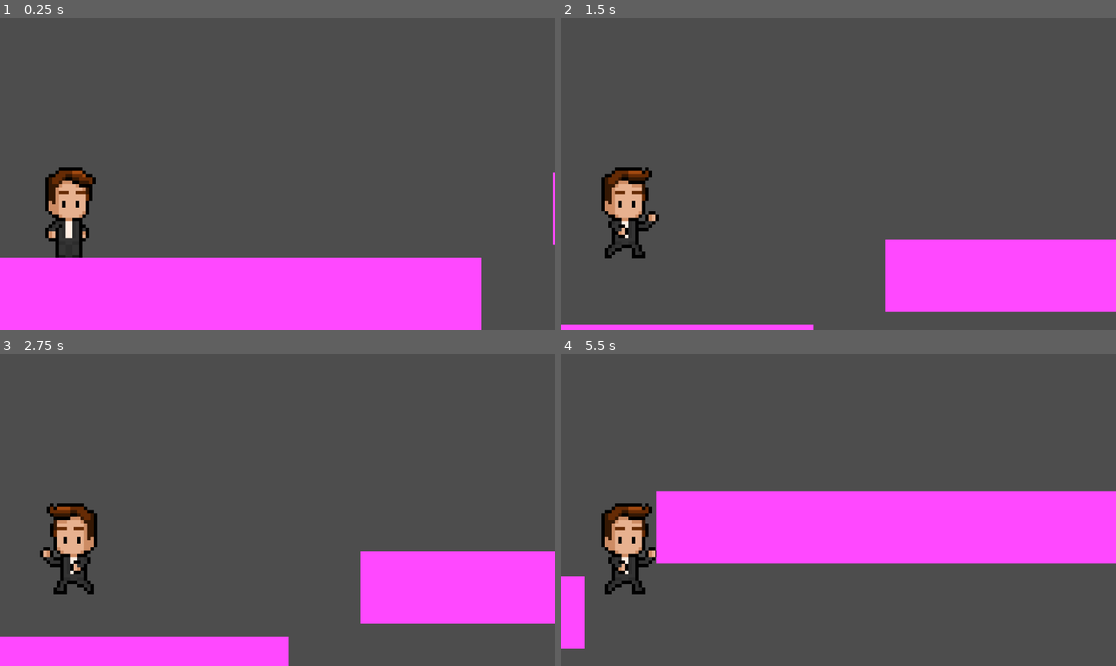
Above: before the commit, frames 1-4 (two rows, left to right).
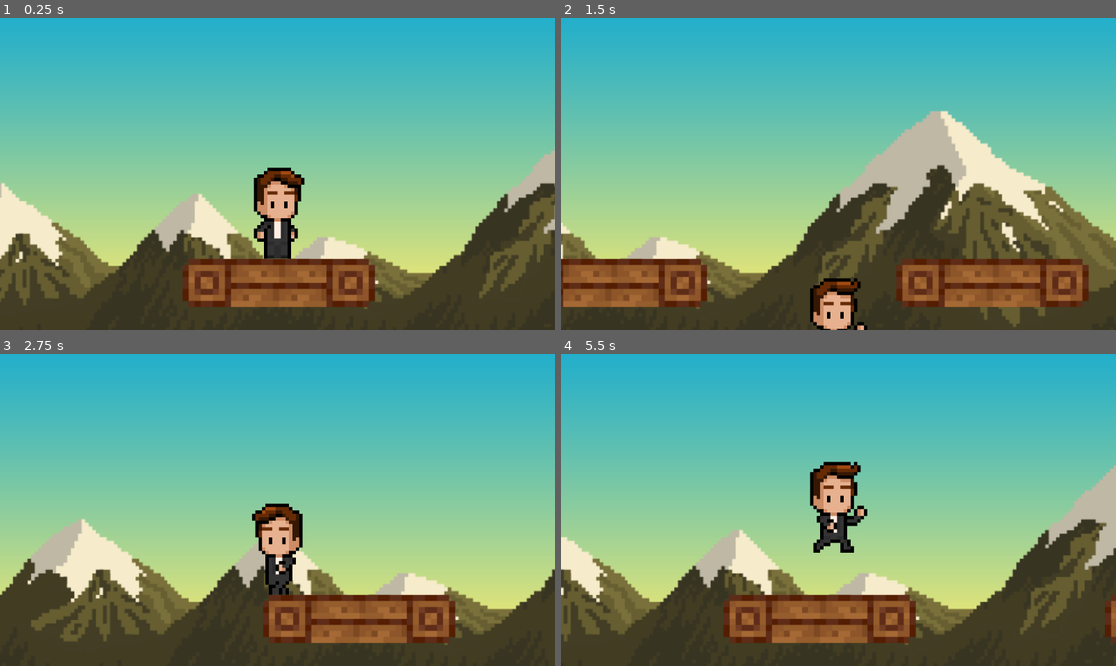
Above: after the commit, the same moments.

Repository: AubinManceau/godot-game-project
Game: Godot game, scene res://scenes/game.tscn
Two runs of this game, one before a commit and one after it. Both use one fixed random seed, a clock stepped at 60 frames per second and the inputs below.
Inputs:
- Up to frame 1 (0.25 s): no input
- Up to frame 2 (1.5 s): tap Enter at 0.5 s; hold D (MoveRight) from 0.53 s (still down); tap Space (Jump) at 0.6, 0.77, 1.07, 1.35 s
- Up to frame 3 (2.75 s): tap Space (Jump) at 1.52, 1.82, 2.1 s; release D (MoveRight) at 2.03 s; hold A (MoveLeft) from 2.03 s (still down)
- Up to frame 4 (5.5 s): release A (MoveLeft) at 2.78 s; hold D (MoveRight) 2.78-4.28 s; tap Space (Jump) at 2.85, 3.02, 3.32, 3.6, 3.77, 4.07, 4.35, 4.52, 4.82, 5.1 s; hold A (MoveLeft) 4.28-5.03 s; hold D (MoveRight) from 5.03 s (still down)

The runs differ from the first frame. In frame 1, 100% of the frame differs, in the area x 0-100%, y 0-100%; in frame 2, 100%; in frame 3, 100%; in frame 4, 100%.

Commit message:
finished the platformer (respawn, background and platform)

Diff:
--- a/scenes/game.tscn
+++ b/scenes/game.tscn
@@ -1,34 +1,76 @@
-[gd_scene load_steps=4 format=3 uid="uid://8d05onbeci6i"]
+[gd_scene load_steps=7 format=3 uid="uid://8d05onbeci6i"]
 
 [ext_resource type="PackedScene" uid="uid://dn2ek53bct86f" path="res://scenes/player.tscn" id="1_03xt7"]
+[ext_resource type="Script" path="res://scripts/Camera2D.gd" id="2_6ovc8"]
+[ext_resource type="Texture2D" uid="uid://dml7v8m2agtep" path="res://sprites/plateforme-02.png" id="2_qpcp0"]
+[ext_resource type="Texture2D" uid="uid://durw3y2psmfhb" path="res://sprites/level-design-background-03.png" id="4_axjak"]
 
 [sub_resource type="QuadMesh" id="QuadMesh_h50ud"]
-size = Vector2(1000, 150)
+size = Vector2(400, 100)
 
 [sub_resource type="RectangleShape2D" id="RectangleShape2D_kkvgr"]
-size = Vector2(998, 148)
+size = Vector2(400, 100)
 
 [node name="Game" type="Node2D"]
 
 [node name="Player" parent="." instance=ExtResource("1_03xt7")]
-position = Vector2(143, 499)
+position = Vector2(398, 499)
+
+[node name="Camera2D" type="Camera2D" parent="."]
+position = Vector2(576, 324)
+script = ExtResource("2_6ovc8")
 
 [node name="Plateform" type="StaticBody2D" parent="."]
-position = Vector2(499, 574)
+position = Vector2(401, 550)
 
 [node name="MeshInstance2D" type="MeshInstance2D" parent="Plateform"]
-modulate = Color(1, 0.282353, 1, 1)
 mesh = SubResource("QuadMesh_h50ud")
+texture = ExtResource("2_qpcp0")
 
 [node name="CollisionShape2D" type="CollisionShape2D" parent="Plateform"]
 shape = SubResource("RectangleShape2D_kkvgr")
 
 [node name="Plateform2" type="StaticBody2D" parent="."]
-position = Vector2(1648, 397)
+position = Vector2(1193, 550)
 
 [node name="MeshInstance2D" type="MeshInstance2D" parent="Plateform2"]
-modulate = Color(1, 0.282353, 1, 1)
 mesh = SubResource("QuadMesh_h50ud")
+texture = ExtResource("2_qpcp0")
 
 [node name="CollisionShape2D" type="CollisionShape2D" parent="Plateform2"]
 shape = SubResource("RectangleShape2D_kkvgr")
+
+[node name="Plateform3" type="StaticBody2D" parent="."]
+position = Vector2(2000, 418)
+
+[node name="MeshInstance2D" type="MeshInstance2D" parent="Plateform3"]
+mesh = SubResource("QuadMesh_h50ud")
+texture = ExtResource("2_qpcp0")
+
+[node name="CollisionShape2D" type="CollisionShape2D" parent="Plateform3"]
+shape = SubResource("RectangleShape2D_kkvgr")
+
+[node name="TextureRect" type="TextureRect" parent="."]
+z_index = -1
+offset_left = 2.0
+offset_top = -222.0
+offset_right = 1856.0
+offset_bottom = 843.0
+texture = ExtResource("4_axjak")
+metadata/_edit_lock_ = true
+
+[node name="TextureRect" type="TextureRect" parent="TextureRect"]
+z_index = -1
+layout_mode = 0
+offset_left = -1851.0
+offset_right = 3.0
+offset_bottom = 1065.0
+texture = ExtResource("4_axjak")
+
+[node name="TextureRect" type="TextureRect" parent="TextureRect/TextureRect"]
+z_index = -1
+layout_mode = 0
+offset_left = 3703.0
+offset_right = 5557.0
+offset_bottom = 1065.0
+texture = ExtResource("4_axjak")
--- a/scenes/player.tscn
+++ b/scenes/player.tscn
@@ -46,9 +46,6 @@
 position = Vector2(3.5, -94.5)
 shape = SubResource("RectangleShape2D_pm6tg")
 
-[node name="Camera2D" type="Camera2D" parent="."]
-position = Vector2(433, -175)
-
 [node name="AnimatedSprite2D" type="AnimatedSprite2D" parent="."]
 position = Vector2(0, -112)
 sprite_frames = SubResource("SpriteFrames_aia73")
--- /dev/null
+++ b/scripts/Camera2D.gd
@@ -0,0 +1,11 @@
+extends Camera2D
+
+var player : CharacterBody2D
+
+func _ready():
+
+	player = get_node("/root/Game/Player")
+
+func _process(delta):
+	if player:
+		position.x = player.global_position.x
--- a/scripts/player.gd
+++ b/scripts/player.gd
@@ -2,18 +2,21 @@
 
 @export var speed = 500
 @export var gravity = 60
-@export var jump_force = 1250
+@export var jump_force = 1300
 
 var animated_sprite
+var initial_position: Vector2
 
 func _ready():
 	animated_sprite = $AnimatedSprite2D
+	initial_position = global_position
 
 func _physics_process(delta):
 	if !is_on_floor():
 		velocity.y += gravity
-		if velocity.y > 1500:
-			velocity.y = 1500
+		if velocity.y > 2500:
+			velocity.y = 2500
+			global_position = initial_position
 
 	if Input.is_action_just_pressed("Jump"):
 		if is_on_floor():
@@ -31,6 +34,12 @@
 	elif horizontal_direction < 0 and is_on_floor():
 		animated_sprite.flip_h = true
 		animated_sprite.play("Move")
+	elif horizontal_direction < 0 and !is_on_floor():
+		animated_sprite.flip_h = true
+		animated_sprite.play("Jump")
+	elif horizontal_direction > 0 and !is_on_floor():
+		animated_sprite.flip_h = false
+		animated_sprite.play("Jump")
 	elif !is_on_floor():
 		animated_sprite.play("Jump")
 	else:
Binary file added: scenes/level-design-background-03.png
Not shown, added: scenes/level-design-background-03.png.import
Binary file added: sprites/level-design-background-03.png
Not shown, added: sprites/level-design-background-03.png.import
Binary file added: sprites/plateforme-02.png
Not shown, added: sprites/plateforme-02.png.import
